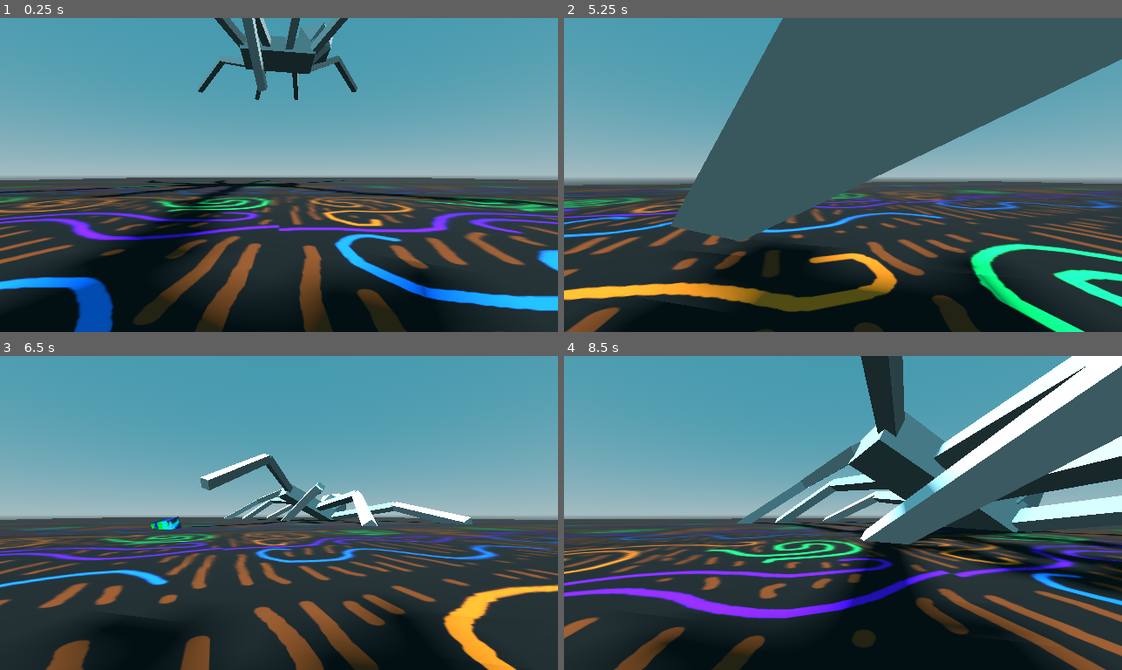
Above: before the commit, frames 1-4 (two rows, left to right).
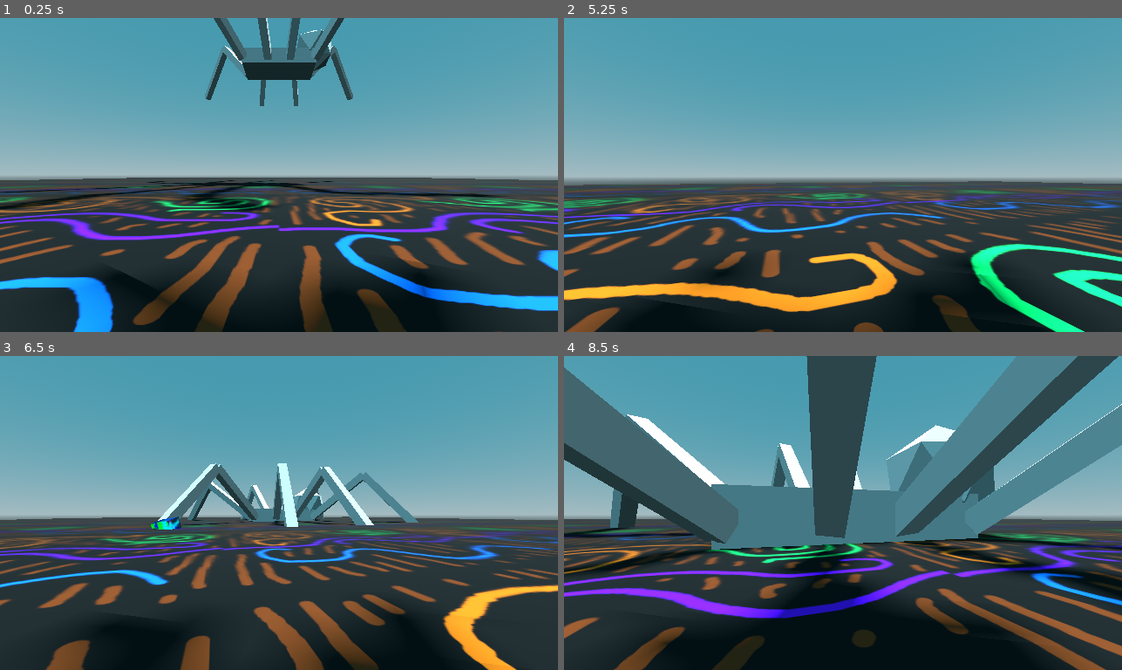
Above: after the commit, the same moments.

Repository: officialErnests/de-ai-ed
Game: Godot game, scene res://scenes/main.tscn
Same seed, same stepped clock (60 frames per second), same inputs: the game is played once before the commit and once after it.
Inputs (mouse positions are in pixels of both pictures, inside the frame that each line leads up to):
- Up to frame 1 (0.25 s): no input
- Up to frame 2 (5.25 s): tap Enter at 0.5 s; move the mouse to (870, 175) at 0.52 s; press the mouse at (870, 175) at 0.53 s; hold W (movement_forward) 0.53-1.25 s; release the mouse at (870, 175) at 1.25 s; drag from (731, 190) to (815, 237) at 1.27 s; move the mouse to (898, 105) at 2.02 s; hold D (movement_right) 2.03-2.75 s; hold Mouse wheel down (scroll_down) 2.03-2.75 s; drag from (815, 237) to (675, 127) at 2.77 s; move the mouse to (1010, 222) at 3.52 s; press the mouse at (1010, 222) at 3.53 s; hold A (movement_left) 3.53-4.25 s; release the mouse at (1010, 222) at 4.25 s; drag from (675, 127) to (759, 96) at 4.27 s; tap Space at 5 s; move the mouse to (870, 175) at 5.02 s; hold S (movement_backward) from 5.03 s (still down); hold Mouse wheel down (scroll_down) from 5.03 s (still down); click (870, 175) at 5.17 s
- Up to frame 3 (6.5 s): release S (movement_backward) at 5.75 s; release Mouse wheel down (scroll_down) at 5.75 s; drag from (195, 434) to (167, 528) at 5.77 s
- Up to frame 4 (8.5 s): move the mouse to (965, 497) at 6.52 s; press the mouse at (965, 497) at 6.53 s; hold W (movement_forward) 6.53-7.25 s; release the mouse at (965, 497) at 7.25 s; drag from (731, 528) to (815, 575) at 7.27 s; move the mouse to (898, 443) at 8.02 s; hold S (movement_backward) from 8.03 s (still down); hold Mouse wheel down (scroll_down) from 8.03 s (still down)

The runs differ from the first frame. In frame 1, 9.5% of the frame differs, in the area x 0-100%, y 0-100%; in frame 2, 34%; in frame 3, 5.0%; in frame 4, 43%, in the area x 0-100%, y 0-95%.

Commit message:
Working on agents now ;))

Diff:
--- /dev/null
+++ b/scenes/agent.gd
@@ -0,0 +1,11 @@
+extends Node3D
+
+
+# Called when the node enters the scene tree for the first time.
+func _ready() -> void:
+	pass # Replace with function body.
+
+
+# Called every frame. 'delta' is the elapsed time since the previous frame.
+func _process(delta: float) -> void:
+	pass
--- a/scenes/main.tscn
+++ b/scenes/main.tscn
@@ -6,6 +6,7 @@
 [ext_resource type="PackedScene" uid="uid://dirupln0p5560" path="res://scenes/spider.tscn" id="4_jyhfs"]
 [ext_resource type="Script" uid="uid://ci5qkkw67oieq" path="res://scripts/drager.gd" id="4_tbgi4"]
 [ext_resource type="Texture2D" uid="uid://wvphex60pobq" path="res://assets/s2.jpg" id="5_tefeu"]
+[ext_resource type="Texture2D" uid="uid://bwc1c2bbf5c44" path="res://assets/s4.jpg" id="7_o6xl0"]
 
 [sub_resource type="ProceduralSkyMaterial" id="ProceduralSkyMaterial_o5qli"]
 sky_top_color = Color(0.26750416, 0.6006932, 0.68498224, 1)
@@ -50,6 +51,13 @@
 [sub_resource type="BoxMesh" id="BoxMesh_tipki"]
 size = Vector3(0.2, 0.2, 0.2)
 
+[sub_resource type="StandardMaterial3D" id="StandardMaterial3D_tipki"]
+albedo_texture = ExtResource("7_o6xl0")
+
+[sub_resource type="SphereMesh" id="SphereMesh_85g3d"]
+radius = 0.25
+height = 0.5
+
 [node name="main" type="Node3D"]
 
 [node name="WorldEnvironment" type="WorldEnvironment" parent="."]
@@ -92,3 +100,8 @@
 
 [node name="Spider" parent="." instance=ExtResource("4_jyhfs")]
 transform = Transform3D(1, 0, 0, 0, 1, 0, 0, 0, 1, 0, 2, 0)
+
+[node name="Goal" type="MeshInstance3D" parent="."]
+transform = Transform3D(1, 0, 0, 0, 1, 0, 0, 0, 1, 4, 1, 2)
+material_override = SubResource("StandardMaterial3D_tipki")
+mesh = SubResource("SphereMesh_85g3d")
--- a/scripts/spiders_skeleton.gd
+++ b/scripts/spiders_skeleton.gd
@@ -3,67 +3,65 @@
 
 # Called when the node enters the scene tree for the first time.
 
-var base_bone
-var leg_base_bones = []
-var leg_upper_bones = []
-
 var time = 0
 @export var debuger: Node3D
 var start_vector
 var main_bone_start_inverse
+var spider
 
 func _ready() -> void:
 	physical_bones_start_simulation()
-	var temp_bones = get_children().filter(func(x): return x is PhysicalBone3D)
-	for x in range(temp_bones.size() / 2.0):
-		if x == 0:
-			base_bone = Leg_bone.new(
-				temp_bones[x],
-				null,
-				null
-			)
-		leg_base_bones.append(Leg_bone.new(
-			temp_bones[x * 2 - 1],
-			base_bone.bone,
-			temp_bones[x * 2]
-		))
-		leg_upper_bones.append(Leg_bone.new(
-				temp_bones[x * 2],
-				temp_bones[x * 2 - 1],
-				null
-		))
-		leg_base_bones[x - 1].bone_next = leg_upper_bones[x - 1]
+	spider = Spider.new(get_children().filter(func(x): return x is PhysicalBone3D))
 
-var xx = 0
+
 func _physics_process(delta: float) -> void:
-	var a = -1
-	var b = 0
-	var s = 1
-	xx += 1
-	if xx % 10 == 0:
-		for iter_bone in leg_base_bones:
-			pass
-			print(iter_bone.getDirection())
+	pass
 
-	for iter_bone in leg_base_bones:
-		iter_bone.addAngularVel(Vector3(
-			delta * 400 * a,
-			delta * 200 * b,
-			0
-		))
+class Spider:
+	var bone_base
+	var bone_base_start_transform
+	var leg_base_bones = []
+	var leg_upper_bones = []
+	func _init(p_bones) -> void:
+		for x in range(p_bones.size() / 2.0):
+			if x == 0:
+				bone_base = Leg_bone.new(p_bones[x], null, null)
+				bone_base_start_transform = p_bones[x].transform
+			leg_base_bones.append(Leg_bone.new(
+				p_bones[x * 2 - 1],
+				bone_base.bone,
+				p_bones[x * 2]
+			))
+			leg_upper_bones.append(Leg_bone.new(
+					p_bones[x * 2],
+					p_bones[x * 2 - 1],
+					null
+			))
 
-	for iter_bone in leg_upper_bones:
-		iter_bone.addAngularVel(Vector3(
-			delta * 400 * s,
-			0,
-			0
-		))
-
+	func getData():
+		var result = []
+		var t_bone_direction = Vector3(bone_base.bone.transform.basis.x.dot(bone_base_start_transform.basis.x),
+				bone_base.bone.transform.basis.y.dot(bone_base_start_transform.basis.y),
+				bone_base.bone.transform.basis.z.dot(bone_base_start_transform.basis.z))
+		result.append(t_bone_direction.x)
+		result.append(t_bone_direction.y)
+		result.append(t_bone_direction.z)
+		for i_bone in leg_base_bones:
+			t_bone_direction = i_bone.getDirection()
+			result.append(t_bone_direction.x)
+			result.append(t_bone_direction.y)
+			result.append(t_bone_direction.z)
+		for i_bone in leg_upper_bones:
+			t_bone_direction = i_bone.getDirection()
+			result.append(t_bone_direction.x)
+			result.append(t_bone_direction.y)
+			result.append(t_bone_direction.z)
+		return result
 
 class Leg_bone extends Bone:
 	var bone_next
 	var bone_prev
-	func _init(p_bone: PhysicalBone3D, p_bone_next, p_bone_prev):
+	func _init(p_bone: PhysicalBone3D, p_bone_prev, p_bone_next):
 		super (p_bone)
 		if p_bone_next: bone_next = p_bone_next
 		if p_bone_prev: bone_prev = p_bone_prev
Not shown, added: scenes/agent.gd.uid
Not shown: 1 places in scenes/main.tscn that only renumber resources
